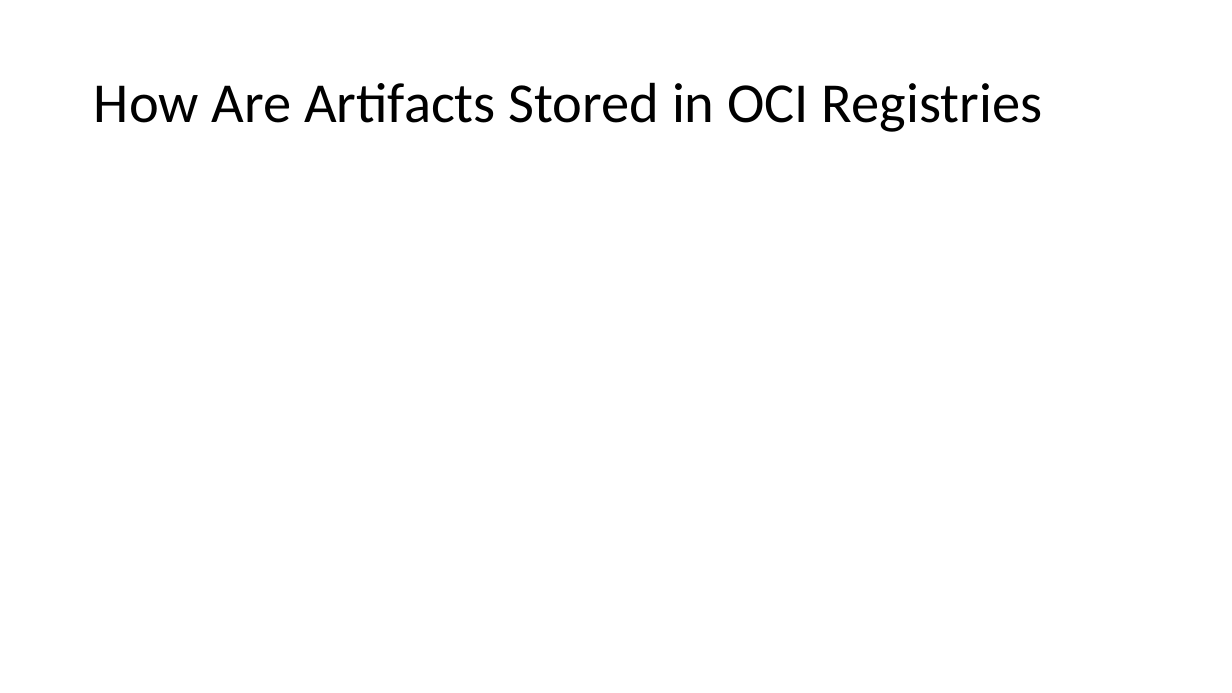
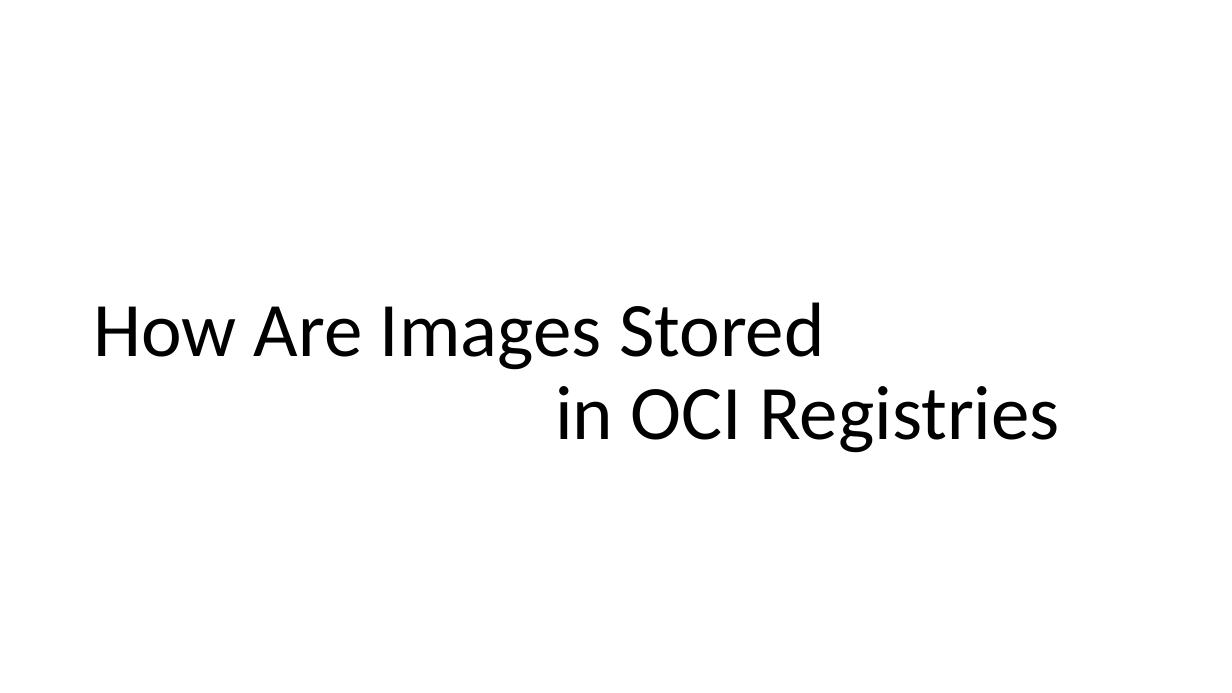
Before and after one commit to SteveLasker/Presentations, a slide deck: slide 8 of ACR/OCIArtifactRegistries.pptm. Drawn at 1232x693 pixels with LibreOffice and Linux fonts; fonts in the diff are those of the drawing. Boxes give left, top, right and bottom in pixels: in the first picture for what was removed or moved away, otherwise in the second. Text is boxed around its words. In the diff, an @@ line names an element or a change of style, - is before the commit and + after.

Commit message:
OCI Artifact Registry Updates

```diff
--- a/ACR/OCIArtifactRegistries.pptm
+++ b/ACR/OCIArtifactRegistries.pptm
@@ title "How Are Images Stored in ..." at [93, 302, 1060, 453]: vertical alignment middle to bottom @@
@@ title at [93, 302, 1060, 453]: text changed; size 44 to 60 pt @@
-How Are Artifacts Stored in OCI Registries
+How Are Images Stored
+in OCI Registries
```
Also in this commit, not shown: 11 other slides changed, 12 slides added, 4 slides removed.
